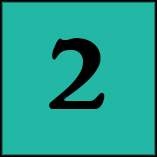
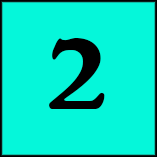
Layer changes from the first w=157, h=157 image to the second:
painted on "Layer 0" over [2, 2, 155, 155]
